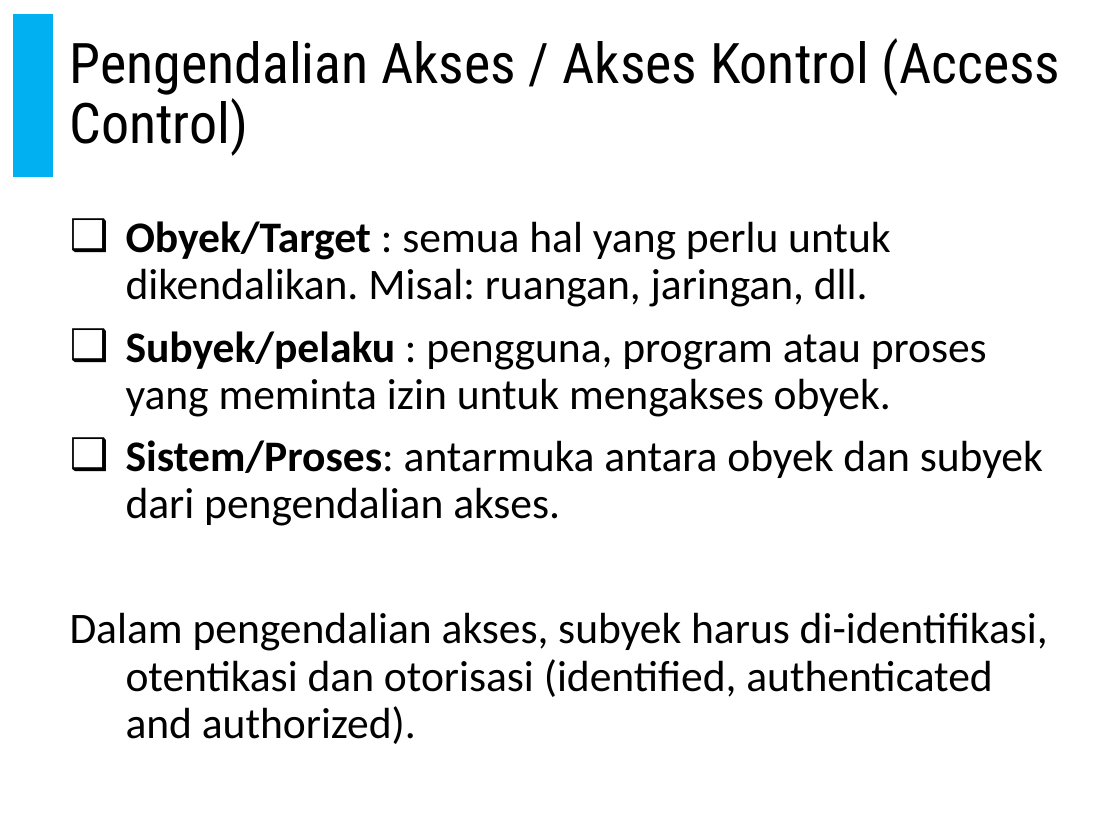
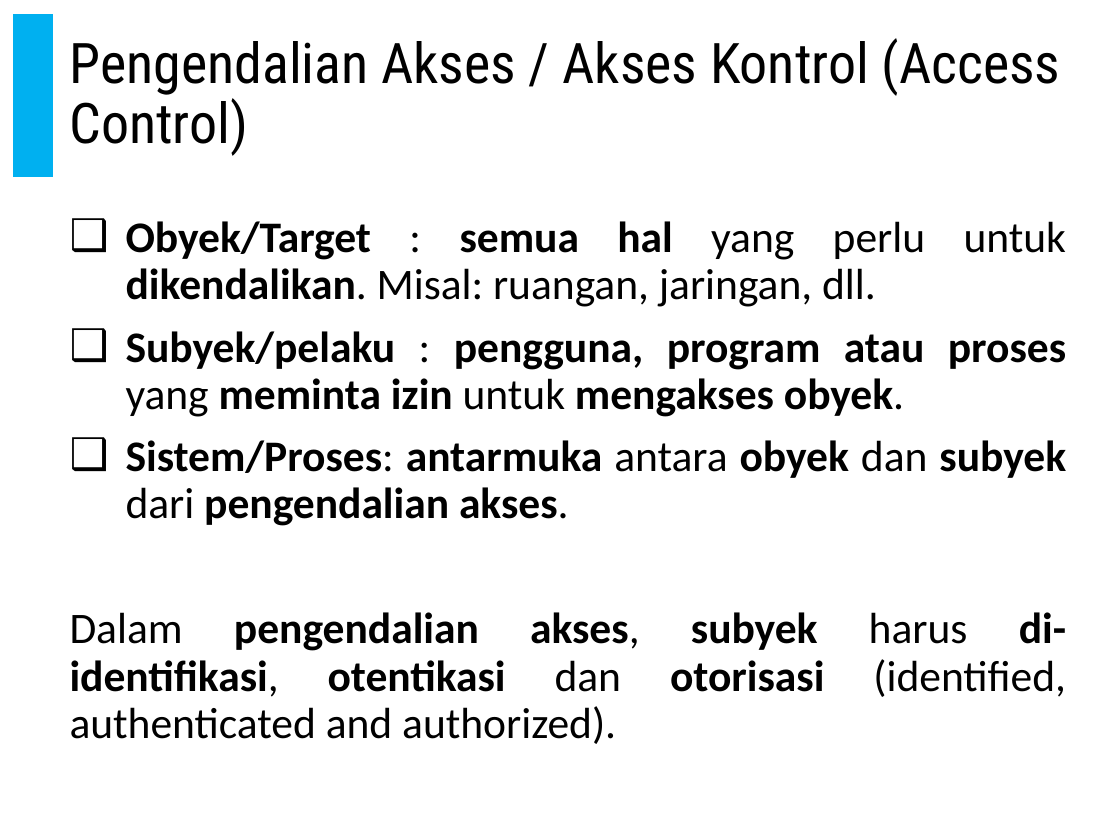
Before and after one commit to doniaft/Keamanan-Informasi, a slide deck: slide 40 of 1. Bahan Ajar/06. Keamanan Informasi - Firewall dan Intrusion Detection System.pptx. Drawn at 1120x840 pixels with LibreOffice and Linux fonts; fonts in the diff are those of the drawing. Boxes give left, top, right and bottom in pixels: in the first picture for what was removed or moved away, otherwise in the second. Text is boxed around its words. In the diff, an @@ line names an element or a change of style, - is before the commit and + after.

```diff
--- a/1. Bahan Ajar/06. Keamanan Informasi - Firewall dan Intrusion Detection System.pptx
+++ b/1. Bahan Ajar/06. Keamanan Informasi - Firewall dan Intrusion Detection System.pptx
@@ text "Obyek/Target : semua hal yang ..." at (70, 221, 1066, 744): bold on in "semua hal dikendalikan.", "pengguna, program atau proses meminta izin mengakses ...", "antarmuka obyek subyek pengendalian akses.", "pengendalian akses, subyek di-identifikasi, otentikasi otori ..."; alignment left to justified; indent changed @@
```
Also in this commit, not shown: 16 other slides changed, 17 slides added.
